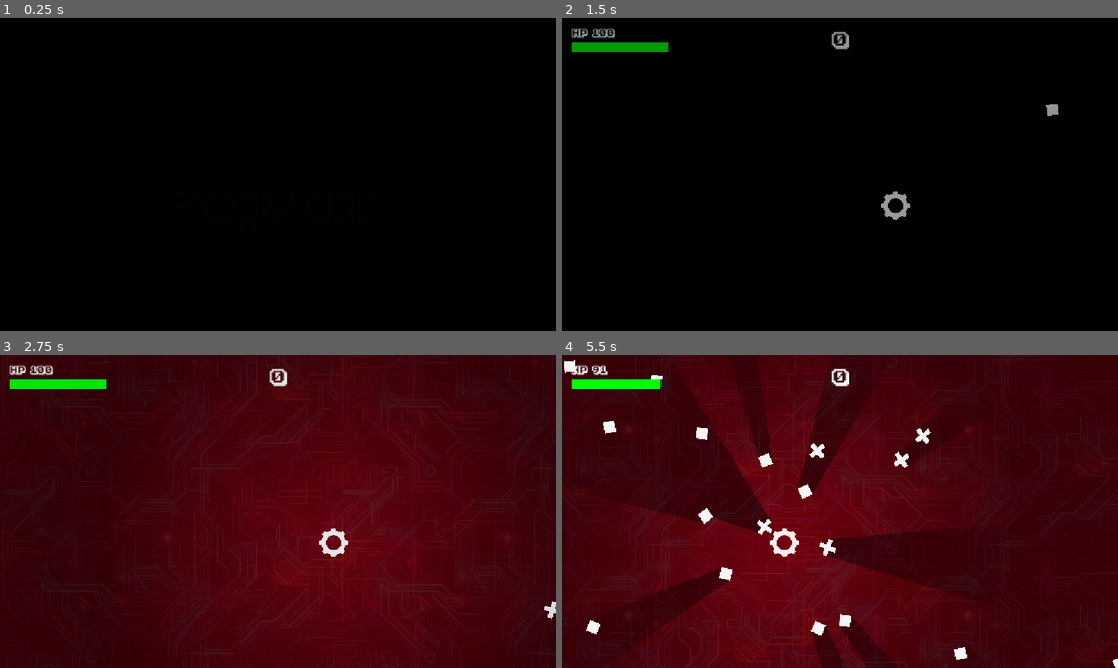
Above: before the commit, frames 1-4 (two rows, left to right).
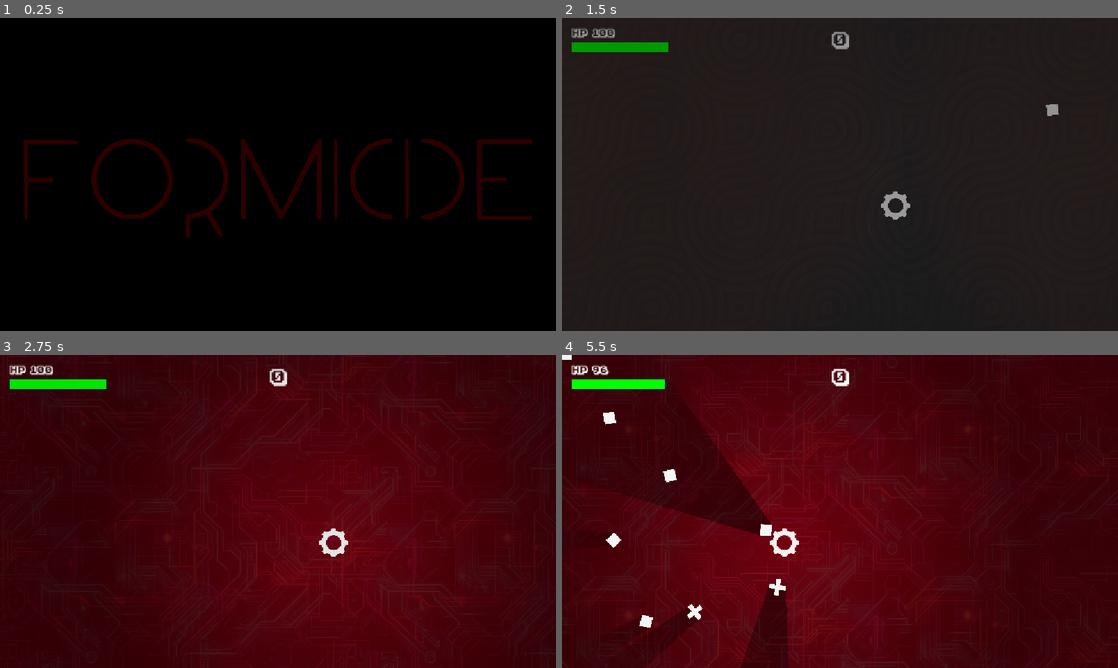
Above: after the commit, the same moments.

Repository: howardkam/Blockade
Game: Godot game, scene res://title.tscn
Two runs of this game, one before a commit and one after it. Both use one fixed random seed, a clock stepped at 60 frames per second and the inputs below. Sound files missing from this copy of the repository are replaced by a short silence.
Inputs (mouse positions are in pixels of both pictures, inside the frame that each line leads up to):
- Up to frame 1 (0.25 s): no input
- Up to frame 2 (1.5 s): tap Enter (ui_accept) at 0.5, 0.77, 1.25 s; move the mouse to (962, 158) at 0.52 s; hold D (right) 0.53-1.28 s; tap Keypad Enter at 0.6, 1.35 s; move the mouse to (728, 190) at 1.27 s; hold S (down) from 1.28 s (still down)
- Up to frame 3 (2.75 s): tap Enter (ui_accept) at 1.52 s; move the mouse to (333, 442) at 2.02 s; release S (down) at 2.03 s; hold D (right) from 2.03 s (still down); tap Keypad Enter at 2.1 s
- Up to frame 4 (5.5 s): move the mouse to (812, 574) at 2.77 s; release D (right) at 2.78 s; hold I (shootup) 2.78-3.53 s; tap Keypad Enter every 0.75 s from 2.85 to 5.1 s; tap Enter (ui_accept) at 3.02, 3.77, 4.52 s; move the mouse to (1006, 558) at 3.52 s; hold A (left) 3.53-5.03 s; move the mouse to (673, 464) at 4.27 s; move the mouse to (867, 511) at 5.02 s; hold S (down) from 5.03 s (still down)

The runs differ from the first frame. In frame 1, 3.9% of the frame differs, in the area x 4-96%, y 38-71%; in frame 2, 99%, in the area x 0-100%, y 0-100%; in frame 3, less than 0.1%; in frame 4, 9.3%.

Commit message:
0.1
Explosion effects for player
Speed hanges for enemy_plus
Animation changes for title
Background UI for tutorial

Diff:
--- a/enemy_gigantor.gd
+++ b/enemy_gigantor.gd
@@ -6,7 +6,7 @@
 @export var shrink_percentage: float = 1.2 # Percentage to shrink on each hit (5 = 5%)
 @export var min_scale_ratio: float = 0.05 # Explodes when reaching this size ratio (0.10 = 10%)
 @export var pointvalue: int = 100
-
+@export var rechargerate: int = 20 #recharge rate TO the player when killed
 @onready var explosionsound = $explosion
 const WORLD_LIMIT_MIN = -3000.0
 const WORLD_LIMIT_MAX = 3000.0
@@ -93,7 +93,7 @@
 		if player_node.has_method("add_score"):
 			player_node.add_score(pointvalue)
 		if player_node.has_method("heal"):
-			player_node.heal(15.0)
+			player_node.heal(rechargerate)
 
 	spawn_score_label(pointvalue)
 
--- a/enemy_plus.gd
+++ b/enemy_plus.gd
@@ -1,7 +1,7 @@
 
 extends CharacterBody2D
 
-@export var move_speed: float = 350.0
+@export var move_speed: float = 300.0
 @export var turn_speed: float = 2 # Turning rate in radians per second (~200°/sec)
 @export var max_health: int = 3
 @export var pointvalue: int = 10
--- a/player.gd
+++ b/player.gd
@@ -18,11 +18,15 @@
 var current_health: float = 100.0
 var is_dead: bool = false
 
+# Camera Shake Variables
+var shake_intensity: float = 0.0
+
 @onready var score_label: Label = $UI/ScoreLabel
 @onready var hitbox: Area2D = $hitbox
 @onready var ui_layer: CanvasLayer = $UI
 @onready var sprite: Sprite2D = $"Gear(4)"
 @onready var injurysound: AudioStreamPlayer2D = $injurysound
+@onready var camera: Camera2D = $Camera2D
 
 var health_bar: ProgressBar
 var health_label: Label
@@ -105,6 +109,17 @@
 	update_health_ui()
 
 func _physics_process(delta):
+	# Camera Shake decay and apply
+	if camera and shake_intensity > 0.1:
+		shake_intensity = lerp(shake_intensity, 0.0, 5.0 * delta)
+		camera.offset = Vector2(
+			randf_range(-shake_intensity, shake_intensity),
+			randf_range(-shake_intensity, shake_intensity)
+		)
+	elif camera:
+		shake_intensity = 0.0
+		camera.offset = Vector2.ZERO
+
 	if is_dead:
 		if Input.is_action_just_pressed("start"):
 			get_tree().reload_current_scene()
@@ -198,12 +213,36 @@
 	is_dead = true
 	velocity = Vector2.ZERO
 	stop_injury_sound_smooth(0.15)
-	hide()
+
+	# Trigger violent screen shake
+	shake_intensity = 60.0
+
+	# Trigger particle explosion before hiding sprite
+	spawn_death_explosion()
+
+	# Hide only sprite & disable hitboxes (do NOT call hide() on self)
+	if sprite:
+		sprite.hide()
+	if has_node("CollisionShape2D"):
+		$CollisionShape2D.set_deferred("disabled", true)
+	if hitbox:
+		hitbox.set_deferred("monitoring", false)
+		hitbox.set_deferred("monitorable", false)
 
 	died.emit()
 	stop_all_spawners()
 	clear_all_enemies()
 	show_game_over()
+
+func spawn_death_explosion():
+	if has_node("DeathParticles"):
+		var particles = $DeathParticles as CPUParticles2D
+		# Move particles out of the player node so they aren't deleted/hidden
+		particles.reparent(get_tree().current_scene)
+		particles.global_position = global_position
+		particles.restart()
+		particles.emitting = true
+		get_tree().create_timer(particles.lifetime + 0.5).timeout.connect(particles.queue_free)
 
 func stop_all_spawners():
 	var scene_tree = get_tree().current_scene
--- a/player.tscn
+++ b/player.tscn
@@ -88,3 +88,23 @@
 [node name="injurysound" type="AudioStreamPlayer2D" parent="." unique_id=2030096367]
 stream = ExtResource("4_hqtel")
 volume_db = 10.0
+
+[node name="DeathParticles" type="CPUParticles2D" parent="." unique_id=987654321]
+texture = ExtResource("2_onrkg")
+emitting = false
+amount = 300
+lifetime = 1.2
+one_shot = true
+explosiveness = 1.0
+direction = Vector2(0, 0)
+spread = 180.0
+gravity = Vector2(0, 0)
+initial_velocity_min = 800.0
+initial_velocity_max = 2800.0
+angle_min = -180.0
+angle_max = 180.0
+angular_velocity_min = -360.0
+angular_velocity_max = 360.0
+scale_amount_min = 0.2
+scale_amount_max = 0.8
+color = Color(3, 3, 3, 1)
--- a/title.gd
+++ b/title.gd
@@ -2,27 +2,18 @@
 
 @onready var label: Label = $CanvasLayer/Label
 
-@export var animation_duration: float = 3.5
-@export var auto_transition_time: float = 5.0
+@export var animation_duration: float = 4
+@export var auto_transition_time: float = 6.0
 @export_file("*.tscn") var next_scene: String = "res://tutorial.tscn"
 
 var has_transitioned: bool = false
 
 func _ready() -> void:
-	# Wait one frame for CanvasLayer layout anchors to settle to screen center
-	await get_tree().process_frame
+	# Start fully transparent
+	label.modulate = Color(1.0, 0.0, 0.0, 0.0)
 
-	# Store the dead-center Y position
-	var target_y: float = label.position.y
-
-	# Start lower than dead center and transparent black
-	label.position.y = target_y + 80.0
-	label.modulate = Color(0.0, 0.0, 0.0, 0.0)
-
-	# Animate upward movement into dead center and color transition to red
-	var tween: Tween = create_tween().set_parallel(true)
-	tween.tween_property(label, "position:y", target_y, animation_duration)\
-		.set_trans(Tween.TRANS_CUBIC).set_ease(Tween.EASE_OUT)
+	# Fade in opacity to red while remaining in place
+	var tween: Tween = create_tween()
 	tween.tween_property(label, "modulate", Color(1.0, 0.0, 0.0, 1.0), animation_duration)\
 		.set_trans(Tween.TRANS_CUBIC).set_ease(Tween.EASE_OUT)
 
--- a/title.tscn
+++ b/title.tscn
@@ -29,7 +29,7 @@
 grow_horizontal = 2
 grow_vertical = 2
 theme_override_fonts/font = ExtResource("1_y7k74")
-theme_override_font_sizes/font_size = 100
+theme_override_font_sizes/font_size = 250
 text = "FORMICIDE"
 horizontal_alignment = 1
 vertical_alignment = 1
--- a/tutorial.tscn
+++ b/tutorial.tscn
@@ -3,6 +3,8 @@
 [ext_resource type="Script" uid="uid://bcigm3akj8mok" path="res://tutorial.gd" id="1_script"]
 [ext_resource type="PackedScene" uid="uid://csyb3jak12esm" path="res://player.tscn" id="1_yb1ct"]
 [ext_resource type="PackedScene" uid="uid://buugdtpjq3j7y" path="res://enemy_diamond.tscn" id="2_ehuit"]
+[ext_resource type="PackedScene" uid="uid://dumbykfqypog7" path="res://enemy_plus.tscn" id="4_5mrt3"]
+[ext_resource type="Texture2D" uid="uid://co60ceob0ntjd" path="res://Assets/background-orange1.jpg" id="5_rwowx"]
 
 [node name="Tutorial" type="Node2D" unique_id=1591888135]
 script = ExtResource("1_script")
@@ -31,4 +33,18 @@
 offset_top = -7366.0
 offset_right = 16157.0
 offset_bottom = 7844.0
-color = Color(0, 0, 0, 1)
+color = Color(0, 0, 0, 0.45490196)
+
+[node name="EnemyPlus" parent="." unique_id=223436986 instance=ExtResource("4_5mrt3")]
+position = Vector2(-2321.9453, 2907.9844)
+
+[node name="TextureRect" type="TextureRect" parent="." unique_id=1510904712]
+modulate = Color(1, 1, 1, 0.078431375)
+z_index = -1
+texture_repeat = 2
+offset_left = -4970.0
+offset_top = -5783.0
+offset_right = 4938.0
+offset_bottom = 4939.0
+texture = ExtResource("5_rwowx")
+stretch_mode = 1
--- a/world_1.gd
+++ b/world_1.gd
@@ -7,17 +7,18 @@
 @onready var explosionsound = $AudioStreamPlayer2D
 
 @export_group("Batch Controls")
-@export var total_batches: int = 20      # Total number of batches to release
-@export var batch_interval: float = 20.0      # Delay in seconds between each batch release
+@export var total_batches: int = 30      # Total number of batches to release
+@export var batch_interval: float = 15.0      # Delay in seconds between each batch release
 @export var diamonds_per_batch: int = 100
 @export var pluses_per_batch: int = 10
-@export var gigantor_per_batch: int = 1
+@export var gigantor_spawn_chance = 0.2 # 0.20 equals 20 percent chance
+
 
 @export_group("Win Condition")
 @export var target_score: int = 3500
 
 @export_group("Spawn Settings")
-@export var safe_radius: float = 800.0
+@export var safe_radius: float = 1000.0
 @export var min_enemy_distance: float = 40.0
 @export var spawn_area_min: Vector2 = Vector2(-3000, -3000)
 @export var spawn_area_max: Vector2 = Vector2(3000, 3000)
@@ -60,8 +61,9 @@
 	if enemy_plus and pluses_per_batch > 0:
 		spawn_enemy_type(enemy_plus, pluses_per_batch, player_pos)
 
-	if enemy_gigantor and gigantor_per_batch > 0:
-		spawn_enemy_type(enemy_gigantor, gigantor_per_batch, player_pos)
+	# 20% chance to spawn 1 gigantor for this specific batch wave
+	if enemy_gigantor and randf() < gigantor_spawn_chance:
+		spawn_enemy_type(enemy_gigantor, 1, player_pos)
 
 func spawn_enemy_type(scene: PackedScene, amount: int, player_pos: Vector2):
 	for i in range(amount):
